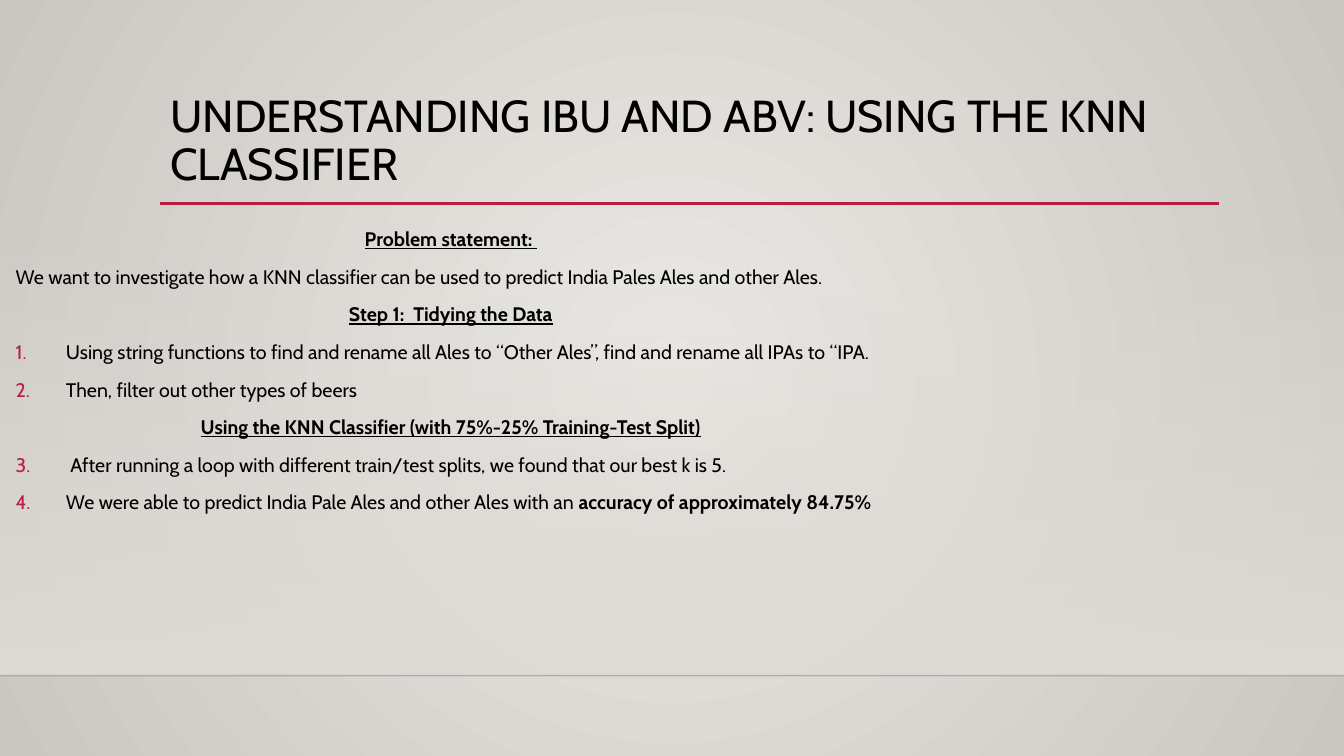
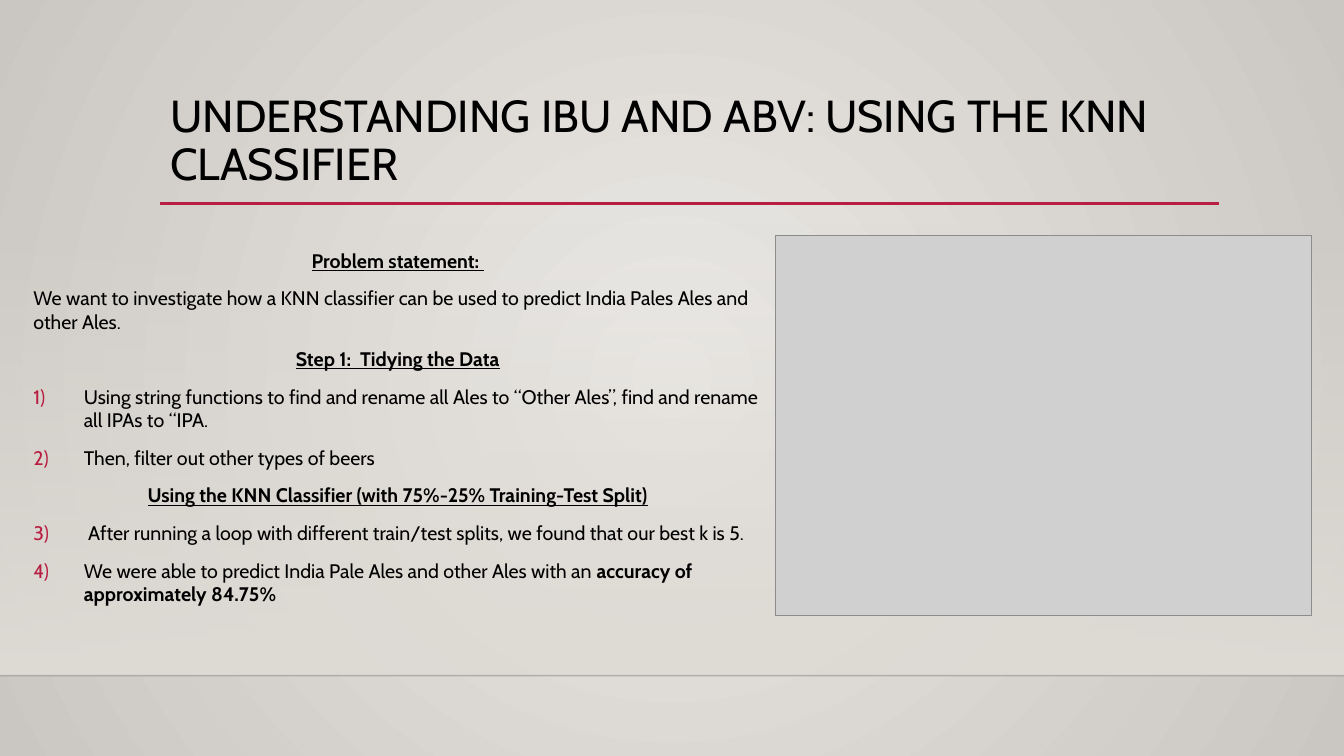
Before and after one commit to sajmera9/BeerCaseStudy1, a slide deck: slide 10 of CaseStudy1_Final_Presentation.pptx. Drawn at 1344x756 pixels with LibreOffice and Linux fonts; fonts in the diff are those of the drawing; grey boxes stand for pictures; background and template pictures are left out. Boxes give left, top, right and bottom in pixels: in the first picture for what was removed or moved away, otherwise in the second. Text is boxed around its words. In the diff, an @@ line names an element or a change of style, - is before the commit and + after.

```diff
--- a/CaseStudy1_Final_Presentation.pptx
+++ b/CaseStudy1_Final_Presentation.pptx
@@ picture added at [776, 235, 1312, 615] @@
@@ text "Problem statement:": place and size @@
-text "Problem statement:" at [16, 231, 871, 514]
+text "Problem statement:" at [33, 253, 758, 606]
@@ text at [84, 389, 758, 606]: bullet 1. to 1) @@
```
Also in this commit, not shown: 7 other slides changed.
